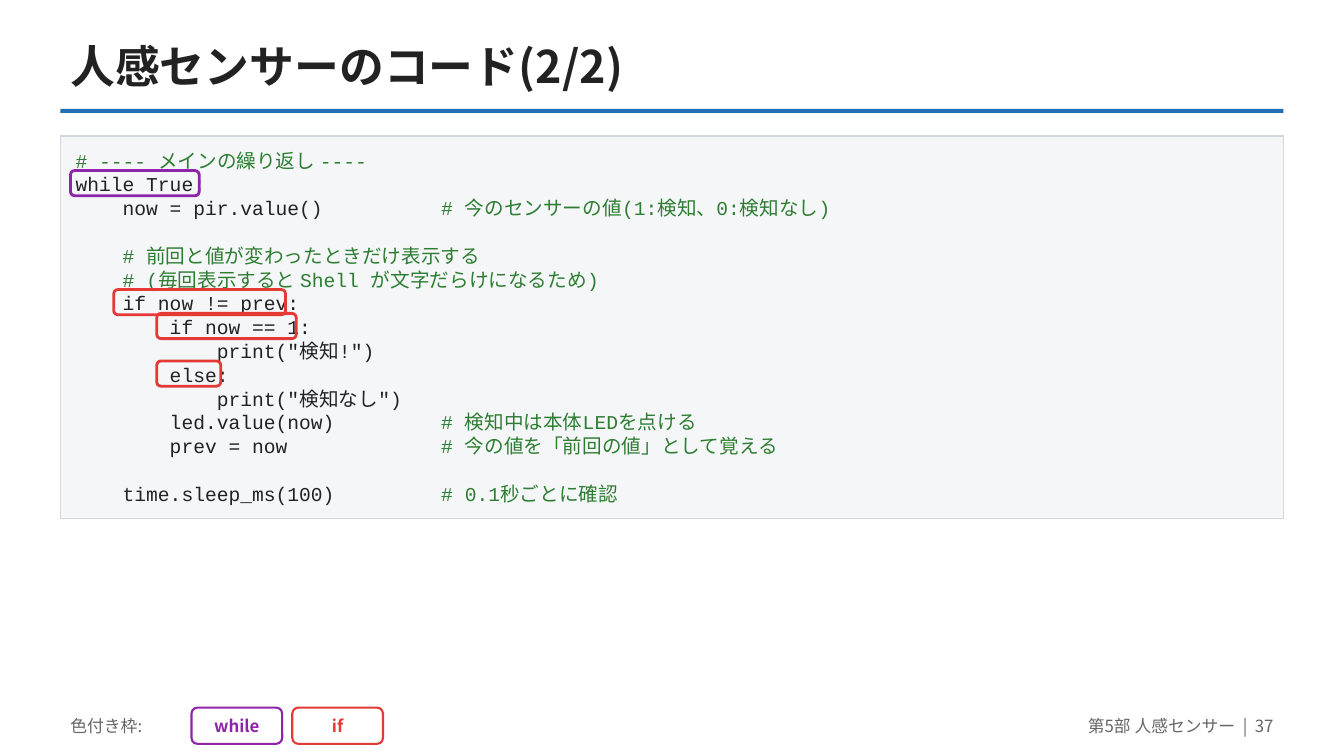
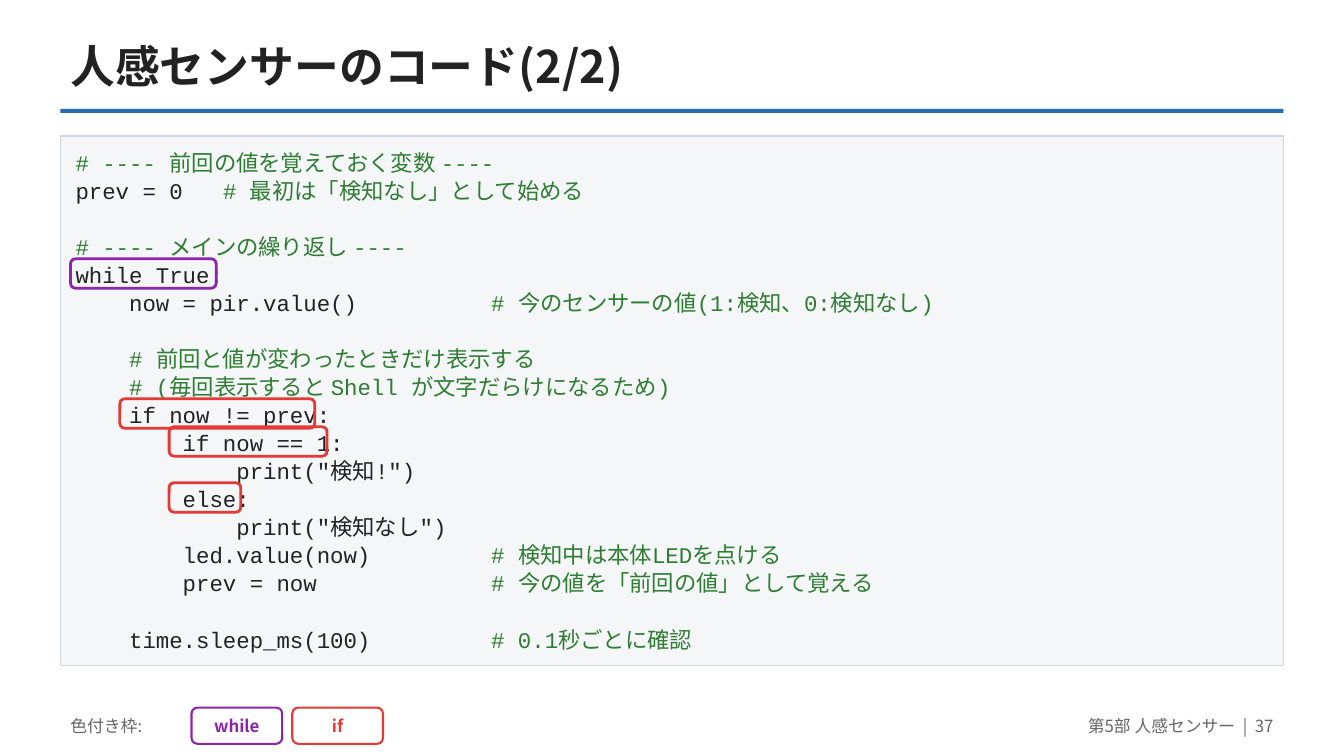
Before and after one commit to yuracode/isiot, a slide deck: slide 37 of slides/pico_sensor_intro.pptx. Drawn at 1344x756 pixels with LibreOffice and Linux fonts; fonts in the diff are those of the drawing. Boxes give left, top, right and bottom in pixels: in the first picture for what was removed or moved away, otherwise in the second. Text is boxed around its words. In the diff, an @@ line names an element or a change of style, - is before the commit and + after.

```diff
--- a/slides/pico_sensor_intro.pptx
+++ b/slides/pico_sensor_intro.pptx
@@ rectangle: place and size @@
-rectangle at box(60, 136, 1284, 518)
+rectangle at box(60, 136, 1284, 665)
@@ text at box(76, 152, 584, 204): paragraphs added @@
+# ---- 前回の値を覚えておく変数 ----
+prev = 0 # 最初は「検知なし」として始める
@@ text at box(76, 236, 934, 653): size 14 to 16 pt in "# ---- メインの繰り返し ----", "while True:", "now = pir.value() # 今のセンサーの値(1:検知、0:検知なし)", "# 前回と値が変わったときだけ表示する" and 9 more places; line spacing 17pt to 20pt @@
@@ rounded rectangle: place and size @@
-rounded rectangle at box(71, 170, 200, 196)
+rounded rectangle at box(71, 259, 216, 288)
@@ rounded rectangle: place and size @@
-rounded rectangle at box(114, 289, 285, 315)
+rounded rectangle at box(120, 399, 315, 429)
@@ rounded rectangle: place and size @@
-rounded rectangle at box(157, 314, 296, 339)
+rounded rectangle at box(169, 426, 328, 456)
@@ rounded rectangle: place and size @@
-rounded rectangle at box(157, 361, 221, 386)
+rounded rectangle at box(169, 483, 241, 512)
```
Also in this commit, not shown: 20 other slides changed, 2 other files.
